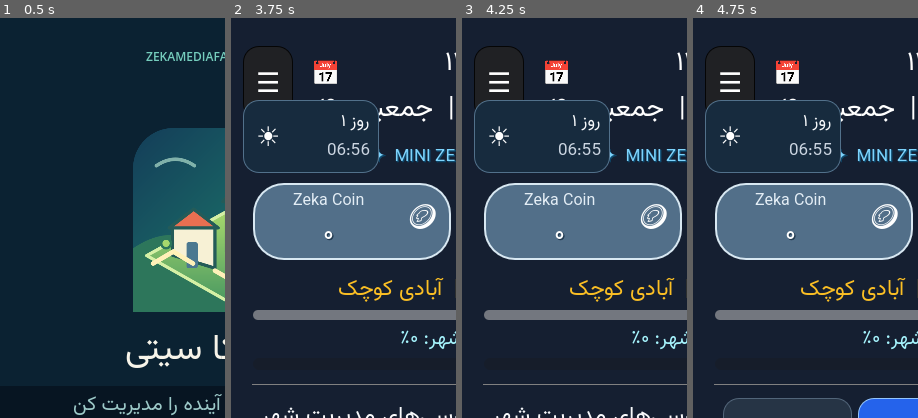
Above: before the commit, frames 1-4 (left to right).
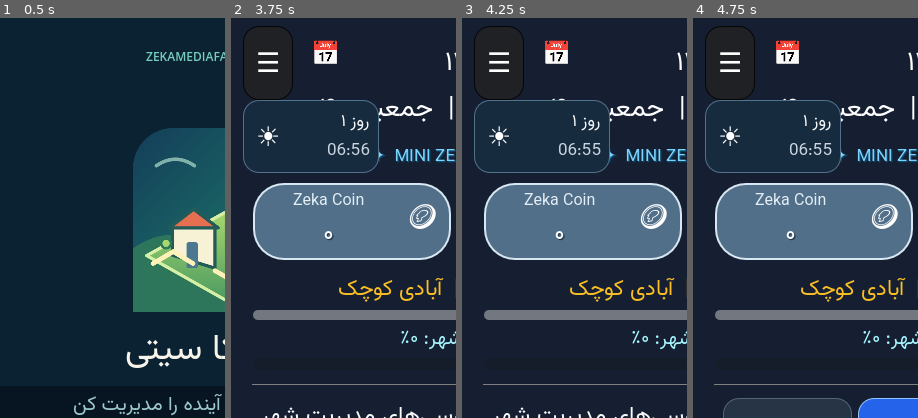
Above: after the commit, the same moments.

Repository: zekainstabot/mini-zeka-city
Game: Godot game, scene res://Main.tscn
The game is run twice, just before and just after one commit, with the same random seed, the same clock (stepped at 60 frames per second) and the same inputs.
Inputs (mouse positions are % of the whole screen's width and height, from its top left):
- Up to frame 1 (0.5 s): no input
- Up to frame 2 (3.75 s): click (50, 54) at 0.52 s; type "12" at 0.6 s; click "🏛️ شهرداری و خدمات شهری" at 1.25 s; click "🏢 اقتصاد خصوصی و کسب‌وکارها" at 2 s; click "📋 گزارش‌ها و مشکلات شهر" at 2.75 s; click "🏗️ توسعه" at 3.5 s
- Up to frame 3 (4.25 s): no input
- Up to frame 4 (4.75 s): click "🏆 دستاوردها" at 4.25 s
The pictures show only the part of the screen within x 0-50%, y 0-50%; the shares and areas given below are measured in that part.

Frame 1 is identical in both runs. In frame 2, 1.7% of the frame differs, in the area x 5-48%, y 2-23%; in frame 3, 1.7%; in frame 4, 1.7%.

Commit message:
Correct narrow phone shortcut spacing

Diff:
--- a/scripts/Main.gd
+++ b/scripts/Main.gd
@@ -898,12 +898,12 @@
 		# Row one: menu on the far left, calendar beside it; clock on the right.
 		if daily_reward_button != null and is_instance_valid(daily_reward_button):
 			daily_reward_button.custom_minimum_size = icon_size
-			daily_reward_button.position = Vector2(inset.x + 70.0, inset.y + 28.0)
+			daily_reward_button.position = Vector2(inset.x + 70.0, inset.y + 8.0)
 			daily_reward_button.size = icon_size
 			_apply_font(daily_reward_button, 24)
 		if menu_button != null and is_instance_valid(menu_button):
 			menu_button.custom_minimum_size = icon_size
-			menu_button.position = Vector2(inset.x + 12.0, inset.y + 28.0)
+			menu_button.position = Vector2(inset.x + 12.0, inset.y + 8.0)
 			menu_button.size = icon_size
 			_apply_font(menu_button, 22)
 		if help_button != null and is_instance_valid(help_button):
